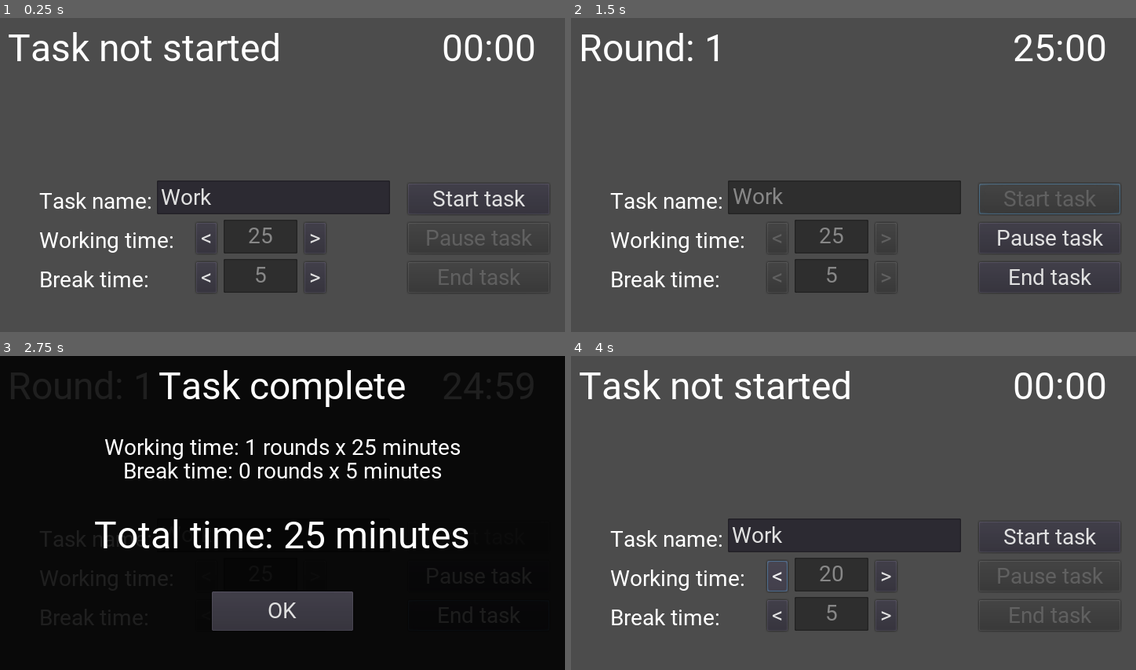
Above: before the commit, frames 1-4 (two rows, left to right).
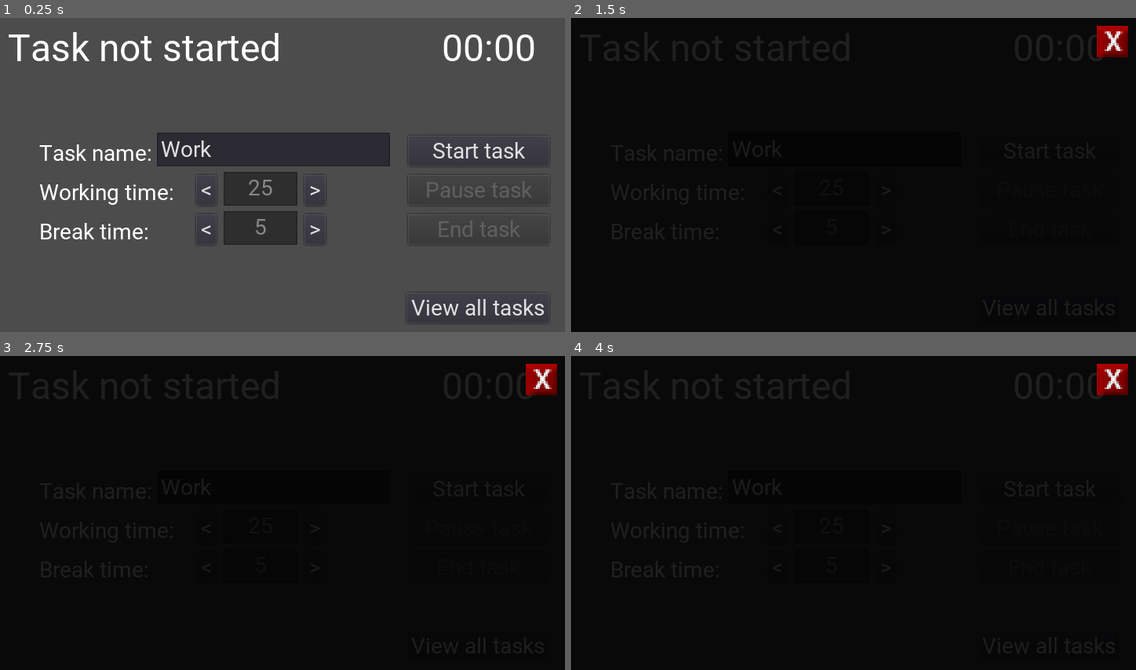
Above: after the commit, the same moments.

Repository: radubolovan/CronusM
Game: Godot game, scene res://scenes/main.tscn
The game is run twice, just before and just after one commit, with the same random seed, the same clock (stepped at 60 frames per second) and the same inputs.
Inputs (mouse positions are in pixels of both pictures, inside the frame that each line leads up to):
- Up to frame 1 (0.25 s): no input
- Up to frame 2 (1.5 s): click (1051, 306) at 0.5 s, where only the run after the commit has a clickable "View all tasks"; click "Start task" at 1.25 s
- Up to frame 3 (2.75 s): click (480, 616) at 2 s, where only the run before the commit has a clickable "End task"
- Up to frame 4 (4 s): click (1051, 487) at 2.75 s, where only the run after the commit has a clickable "Start task"; click "<" at 3.5 s

The runs differ from the first frame. In frame 1, 14% of the frame differs, in the area x 6-98%, y 36-95%; in frame 2, 100%; in frame 3, 9.0%; in frame 4, 100%, in the area x 0-100%, y 0-100%.

Commit message:
Update project

Diff:
--- a/godot_prj/scenes/main.gd
+++ b/godot_prj/scenes/main.gd
@@ -26,6 +26,7 @@
 var m_task_is_paused = false
 
 var m_tasks = []
+var m_current_task_idx = -1
 
 enum e_sfx_type{
 	start_working = 0,
@@ -90,16 +91,12 @@
 	$pause_task_btn.connect("pressed", self, "on_pause_task")
 	$end_task_btn.connect("pressed", self, "on_end_task")
 
+	$all_tasks_btn.connect("pressed", self, "on_view_tasks_btn_pressed")
+
 	$end_task_popup.visible = false
 	$end_task_popup.connect("close", self, "on_close_end_task_popup")
 
 	initialize()
-
-func read_savefile():
-	var f = File.new()
-	var err = f.open(c_tasks_save_filepath, File.READ)
-	if(err != OK):
-		return
 
 func initialize():
 	$round.text = "Task not started"
@@ -126,6 +123,9 @@
 	m_task_is_paused = false
 
 	enable_buttons(true)
+
+	$tasks_UI.visible = false
+	$tasks_UI.connect("close", self, "on_hide_tasks")
 
 func _process(delta):
 	if(m_task_is_paused):
@@ -203,11 +203,11 @@
 	$end_task_btn.disabled = enable
 
 func on_task_start_working():
-	#start(task_name, start_timestamp, round_time, break_time)
 	var task = CMTask.new()
-	task.start($task_name.text, OS.get_system_time_secs(), m_task_working_time, m_task_break_time)
+	task.start($task_name.text, OS.get_unix_time_from_datetime(OS.get_datetime()), m_task_working_time, m_task_break_time)
 	m_tasks.push_back(task)
 
+	m_current_task_idx = m_tasks.size() - 1
 	save_tasks()
 
 	m_working_round_count = 1
@@ -230,6 +230,8 @@
 	$round.text = "Round: " + str(m_working_round_count)
 	$break_text.visible = false
 	play_sound(e_sfx_type.start_working)
+	m_tasks[m_current_task_idx].add_round()
+	save_tasks()
 
 func on_task_start_break():
 	m_task_break_timer = 0.0
@@ -253,6 +255,8 @@
 	play_sound(e_sfx_type.task_done)
 	$end_task_popup.setup(m_working_round_count, m_task_working_time, m_task_break_time)
 	$end_task_popup.visible = true
+	m_tasks[m_current_task_idx].end_task()
+	save_tasks()
 
 func play_sound(sfx_type):
 	$sound.stream = get_sound(sfx_type)
@@ -266,6 +270,13 @@
 func on_close_end_task_popup():
 	$end_task_popup.visible = false
 	initialize()
+
+func on_view_tasks_btn_pressed():
+	$tasks_UI.initialize(m_tasks)
+	$tasks_UI.visible = true
+
+func on_hide_tasks():
+	$tasks_UI.visible = false
 
 func save_tasks():
 	var tasks_count = m_tasks.size()
--- a/godot_prj/scenes/main.tscn
+++ b/godot_prj/scenes/main.tscn
@@ -1,16 +1,17 @@
-[gd_scene load_steps=5 format=2]
+[gd_scene load_steps=6 format=2]
 
 [ext_resource path="res://assets/fnt/Roboto_28.tres" type="DynamicFont" id=1]
 [ext_resource path="res://scenes/main.gd" type="Script" id=2]
 [ext_resource path="res://assets/fnt/Roboto_48.tres" type="DynamicFont" id=3]
 [ext_resource path="res://scenes/end_task_popup.tscn" type="PackedScene" id=4]
+[ext_resource path="res://scenes/tasks_UI.tscn" type="PackedScene" id=5]
 
 [node name="main" type="Control"]
 anchor_right = 1.0
 anchor_bottom = 1.0
 script = ExtResource( 2 )
 __meta__ = {
-"_edit_horizontal_guides_": [ 0.0, 400.0 ],
+"_edit_horizontal_guides_": [ 0.0, 400.0, 50.0, 83.0, 116.0, 149.0 ],
 "_edit_use_anchors_": false,
 "_edit_vertical_guides_": [ 0.0, 720.0 ]
 }
@@ -68,9 +69,9 @@
 
 [node name="task_name_lbl" type="Label" parent="."]
 margin_left = 50.0
-margin_top = 217.0
+margin_top = 156.0
 margin_right = 194.0
-margin_bottom = 250.0
+margin_bottom = 189.0
 custom_fonts/font = ExtResource( 1 )
 text = "Task name:"
 __meta__ = {
@@ -79,9 +80,9 @@
 
 [node name="task_name" type="LineEdit" parent="."]
 margin_left = 200.0
-margin_top = 207.0
+margin_top = 146.0
 margin_right = 497.0
-margin_bottom = 250.0
+margin_bottom = 189.0
 custom_fonts/font = ExtResource( 1 )
 __meta__ = {
 "_edit_use_anchors_": false
@@ -89,25 +90,25 @@
 
 [node name="working_time_lbl" type="Label" parent="."]
 margin_left = 50.0
-margin_top = 267.0
+margin_top = 206.0
 margin_right = 222.0
-margin_bottom = 300.0
+margin_bottom = 239.0
 custom_fonts/font = ExtResource( 1 )
 text = "Working time:"
 
 [node name="wd" type="Button" parent="."]
 margin_left = 250.0
-margin_top = 261.0
+margin_top = 200.0
 margin_right = 276.0
-margin_bottom = 300.0
+margin_bottom = 239.0
 custom_fonts/font = ExtResource( 1 )
 text = "<"
 
 [node name="task_working_time" type="LineEdit" parent="."]
 margin_left = 285.0
-margin_top = 257.0
+margin_top = 196.0
 margin_right = 379.0
-margin_bottom = 300.0
+margin_bottom = 239.0
 custom_fonts/font = ExtResource( 1 )
 align = 1
 editable = false
@@ -117,17 +118,17 @@
 
 [node name="wi" type="Button" parent="."]
 margin_left = 388.0
-margin_top = 261.0
+margin_top = 200.0
 margin_right = 415.0
-margin_bottom = 300.0
+margin_bottom = 239.0
 custom_fonts/font = ExtResource( 1 )
 text = ">"
 
 [node name="break_time_lbl" type="Label" parent="."]
 margin_left = 50.0
-margin_top = 317.0
+margin_top = 256.0
 margin_right = 222.0
-margin_bottom = 350.0
+margin_bottom = 289.0
 custom_fonts/font = ExtResource( 1 )
 text = "Break time:"
 __meta__ = {
@@ -136,9 +137,9 @@
 
 [node name="bd" type="Button" parent="."]
 margin_left = 250.0
-margin_top = 311.0
+margin_top = 250.0
 margin_right = 276.0
-margin_bottom = 350.0
+margin_bottom = 289.0
 custom_fonts/font = ExtResource( 1 )
 text = "<"
 __meta__ = {
@@ -147,9 +148,9 @@
 
 [node name="task_break_time" type="LineEdit" parent="."]
 margin_left = 285.0
-margin_top = 307.0
+margin_top = 246.0
 margin_right = 379.0
-margin_bottom = 350.0
+margin_bottom = 289.0
 custom_fonts/font = ExtResource( 1 )
 align = 1
 editable = false
@@ -159,17 +160,17 @@
 
 [node name="bi" type="Button" parent="."]
 margin_left = 388.0
-margin_top = 311.0
+margin_top = 250.0
 margin_right = 415.0
-margin_bottom = 350.0
+margin_bottom = 289.0
 custom_fonts/font = ExtResource( 1 )
 text = ">"
 
 [node name="start_task_btn" type="Button" parent="."]
 margin_left = 520.0
-margin_top = 211.0
-margin_right = 700.0
-margin_bottom = 250.0
+margin_top = 150.0
+margin_right = 700.0
+margin_bottom = 189.0
 custom_fonts/font = ExtResource( 1 )
 text = "Start task"
 __meta__ = {
@@ -178,9 +179,9 @@
 
 [node name="pause_task_btn" type="Button" parent="."]
 margin_left = 520.0
-margin_top = 261.0
-margin_right = 700.0
-margin_bottom = 300.0
+margin_top = 200.0
+margin_right = 700.0
+margin_bottom = 239.0
 custom_fonts/font = ExtResource( 1 )
 text = "Unpause task"
 __meta__ = {
@@ -189,15 +190,29 @@
 
 [node name="end_task_btn" type="Button" parent="."]
 margin_left = 520.0
-margin_top = 311.0
-margin_right = 700.0
-margin_bottom = 350.0
+margin_top = 250.0
+margin_right = 700.0
+margin_bottom = 289.0
 custom_fonts/font = ExtResource( 1 )
 text = "End task"
 __meta__ = {
 "_edit_use_anchors_": false
 }
 
+[node name="all_tasks_btn" type="Button" parent="."]
+margin_left = 518.0
+margin_top = 350.0
+margin_right = 700.0
+margin_bottom = 389.0
+custom_fonts/font = ExtResource( 1 )
+text = "View all tasks"
+__meta__ = {
+"_edit_use_anchors_": false
+}
+
 [node name="sound" type="AudioStreamPlayer2D" parent="."]
 
 [node name="end_task_popup" parent="." instance=ExtResource( 4 )]
+visible = false
+
+[node name="tasks_UI" parent="." instance=ExtResource( 5 )]
--- /dev/null
+++ b/godot_prj/scenes/task_UI.gd
@@ -0,0 +1,14 @@
+extends NinePatchRect
+
+func initialize(task_data):
+	$task_name_lbl.text = "Task name: " + task_data.m_task_name
+	var dict = OS.get_datetime_from_unix_time(task_data.m_start_time)
+	var hours = "%02d" % [dict["hour"]]
+	var minutes = "%02d" % [dict["minute"]]
+	var seconds = "%02d" % [dict["second"]]
+	$task_start_lbl.text = "Started: " + str(dict["year"]) + ", " + g_globals.get_month_name(dict["month"]) + " " + g_globals.get_day_name(dict["day"]) + ", " + hours + ":" + minutes + ":" + seconds
+	$rounds_count_lbl.text = "Rounds: " + str(task_data.m_rounds_count)
+	$round_time_lbl.text = "Round time: " + str(task_data.m_round_time)
+	$breaks_count_lbl.text = "Breaks: " + str(task_data.m_rounds_count - 1)
+	$break_time_lbl.text = "Break time: " + str(task_data.m_break_time)
+	$status_lbl.text = task_data.get_task_name()
--- /dev/null
+++ b/godot_prj/scenes/task_UI.tscn
@@ -0,0 +1,100 @@
+[gd_scene load_steps=5 format=2]
+
+[ext_resource path="res://assets/tex/gui.png" type="Texture" id=1]
+[ext_resource path="res://assets/fnt/Roboto_28.tres" type="DynamicFont" id=2]
+[ext_resource path="res://scenes/task_UI.gd" type="Script" id=3]
+
+[sub_resource type="AtlasTexture" id=1]
+atlas = ExtResource( 1 )
+region = Rect2( 20, 2, 16, 16 )
+
+[node name="task_UI" type="NinePatchRect"]
+anchor_right = 0.972222
+anchor_bottom = 0.46
+rect_min_size = Vector2( 700, 184 )
+texture = SubResource( 1 )
+patch_margin_left = 4
+patch_margin_top = 4
+patch_margin_right = 4
+patch_margin_bottom = 4
+script = ExtResource( 3 )
+__meta__ = {
+"_edit_use_anchors_": true
+}
+
+[node name="task_name_lbl" type="Label" parent="."]
+margin_left = 10.0
+margin_top = 10.0
+margin_right = 690.0
+margin_bottom = 43.0
+custom_fonts/font = ExtResource( 2 )
+text = "Task name:"
+__meta__ = {
+"_edit_use_anchors_": false
+}
+
+[node name="task_start_lbl" type="Label" parent="."]
+margin_left = 10.0
+margin_top = 43.0
+margin_right = 690.0
+margin_bottom = 76.0
+custom_fonts/font = ExtResource( 2 )
+text = "Task started:"
+__meta__ = {
+"_edit_use_anchors_": false
+}
+
+[node name="rounds_count_lbl" type="Label" parent="."]
+margin_left = 10.0
+margin_top = 76.0
+margin_right = 250.0
+margin_bottom = 109.0
+custom_fonts/font = ExtResource( 2 )
+text = "Rounds: 999"
+__meta__ = {
+"_edit_use_anchors_": false
+}
+
+[node name="round_time_lbl" type="Label" parent="."]
+margin_left = 374.0
+margin_top = 76.0
+margin_right = 690.0
+margin_bottom = 109.0
+custom_fonts/font = ExtResource( 2 )
+text = "Round time: 999 minutes"
+__meta__ = {
+"_edit_use_anchors_": false
+}
+
+[node name="breaks_count_lbl" type="Label" parent="."]
+margin_left = 10.0
+margin_top = 109.0
+margin_right = 250.0
+margin_bottom = 142.0
+custom_fonts/font = ExtResource( 2 )
+text = "Breaks: 999"
+__meta__ = {
+"_edit_use_anchors_": false
+}
+
+[node name="break_time_lbl" type="Label" parent="."]
+margin_left = 374.0
+margin_top = 109.0
+margin_right = 690.0
+margin_bottom = 142.0
+custom_fonts/font = ExtResource( 2 )
+text = "Break time: 999 minutes"
+__meta__ = {
+"_edit_use_anchors_": false
+}
+
+[node name="status_lbl" type="Label" parent="."]
+margin_left = 10.0
+margin_top = 142.0
+margin_right = 250.0
+margin_bottom = 175.0
+custom_fonts/font = ExtResource( 2 )
+text = "Status: WIP"
+__meta__ = {
+"_edit_use_anchors_": false
+}
--- /dev/null
+++ b/godot_prj/scenes/tasks_UI.gd
@@ -0,0 +1,19 @@
+extends TextureButton
+
+signal close
+
+func _ready():
+	connect("pressed", self, "on_close")
+	$close_btn.connect("pressed", self, "on_close")
+
+func initialize(tasks):
+	for idx in range($list/content.get_child_count(), 0, -1):
+		$list/content.remove_child($list/content.get_child(idx))
+
+	for idx in range(0, tasks.size()):
+		var task_ui = load("res://scenes/task_UI.tscn").instance()
+		task_ui.initialize(tasks[idx])
+		$list/content.add_child(task_ui)
+
+func on_close():
+	emit_signal("close")
--- /dev/null
+++ b/godot_prj/scenes/tasks_UI.tscn
@@ -0,0 +1,60 @@
+[gd_scene load_steps=6 format=2]
+
+[ext_resource path="res://assets/tex/gui.png" type="Texture" id=1]
+[ext_resource path="res://scenes/tasks_UI.gd" type="Script" id=2]
+
+[sub_resource type="AtlasTexture" id=1]
+atlas = ExtResource( 1 )
+region = Rect2( 2, 2, 16, 16 )
+
+[sub_resource type="AtlasTexture" id=2]
+atlas = ExtResource( 1 )
+region = Rect2( 2, 20, 16, 16 )
+
+[sub_resource type="AtlasTexture" id=3]
+atlas = ExtResource( 1 )
+region = Rect2( 20, 20, 16, 16 )
+
+[node name="tasks_UI" type="TextureButton"]
+anchor_right = 1.0
+anchor_bottom = 1.0
+script = ExtResource( 2 )
+__meta__ = {
+"_edit_use_anchors_": false
+}
+
+[node name="bkgr" type="TextureRect" parent="."]
+anchor_right = 1.0
+anchor_bottom = 1.0
+texture = SubResource( 1 )
+expand = true
+__meta__ = {
+"_edit_use_anchors_": false
+}
+
+[node name="close_btn" type="TextureButton" parent="."]
+anchor_left = 1.0
+anchor_right = 1.0
+margin_left = -50.0
+margin_top = 10.0
+margin_right = -10.0
+margin_bottom = 50.0
+texture_normal = SubResource( 2 )
+texture_pressed = SubResource( 3 )
+expand = true
+__meta__ = {
+"_edit_use_anchors_": false
+}
+
+[node name="list" type="ScrollContainer" parent="."]
+anchor_top = 0.125
+anchor_right = 1.0
+anchor_bottom = 1.0
+__meta__ = {
+"_edit_use_anchors_": true
+}
+
+[node name="content" type="VBoxContainer" parent="list"]
+__meta__ = {
+"_edit_use_anchors_": false
+}
--- a/godot_prj/scr/globals.gd
+++ b/godot_prj/scr/globals.gd
@@ -37,3 +37,26 @@
 		formatted = formatted.rstrip(colon)
 
 	return formatted
+
+func get_month_name(month):
+	match month:
+		1: return "January"
+		2: return "February"
+		3: return "March"
+		4: return "April"
+		5: return "May"
+		6: return "June"
+		7: return "July"
+		8: return "August"
+		9: return "September"
+		10: return "October"
+		11: return "November"
+		12: return "December"
+	return "Unknown month: " + str(month)
+
+func get_day_name(day):
+	match day:
+		1: return "1st"
+		2: return "2nd"
+		3: return "3rd"
+	return str(day) + "th"
--- a/godot_prj/scr/task.gd
+++ b/godot_prj/scr/task.gd
@@ -25,6 +25,9 @@
 func add_round():
 	m_rounds_count += 1
 
+func end_task():
+	m_status = TaskStatus.e_task_status_finished
+
 func serialize():
 	var json = "\t\t{"
 	json += "\"name\":\"" + m_task_name + "\","
@@ -44,5 +47,11 @@
 	m_rounds_count = task_data["rounds_count"].to_int()
 	m_status = task_data["status"].to_int()
 
-	var dict = OS.get_datetime_from_unix_time(m_start_time)
-	print(dict)
+	#var dict = OS.get_datetime_from_unix_time(m_start_time)
+	#print(dict)
+
+func get_task_name():
+	match m_status:
+		TaskStatus.e_task_status_WIP: return "WIP"
+		TaskStatus.e_task_status_finished: return "Finished"
+	return "Wnknown task status type"
Binary file changed: godot_prj/assets/tex/gui.png
Not shown, changed: README.md
Not shown, changed: assets/gui.xcf
